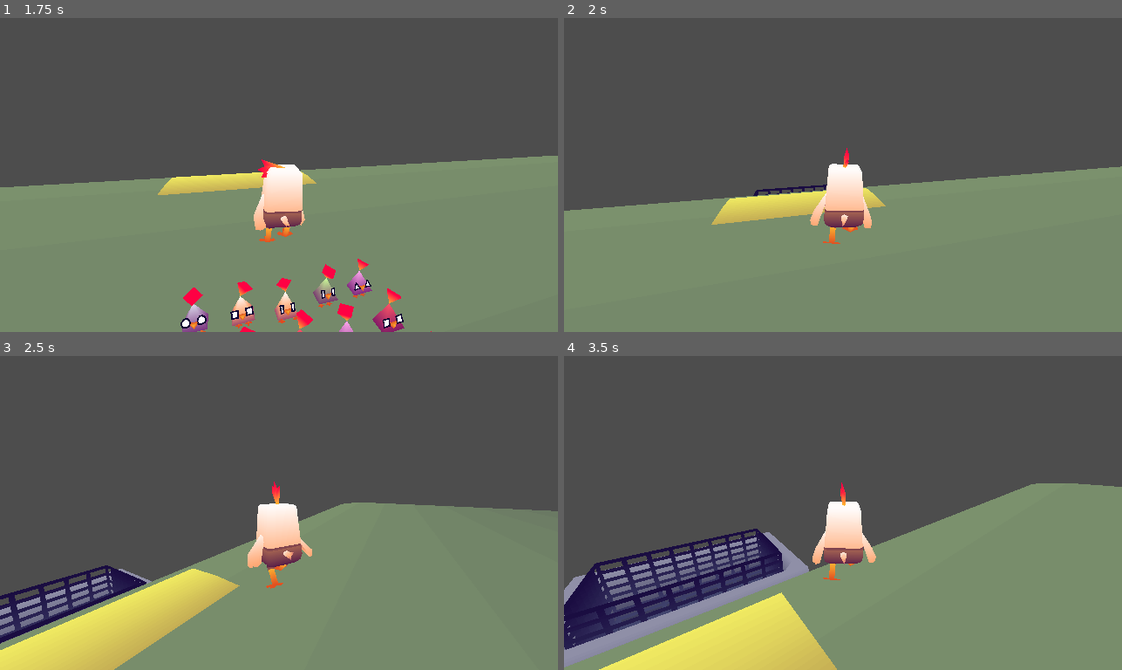
Above: before the commit, frames 1-4 (two rows, left to right).
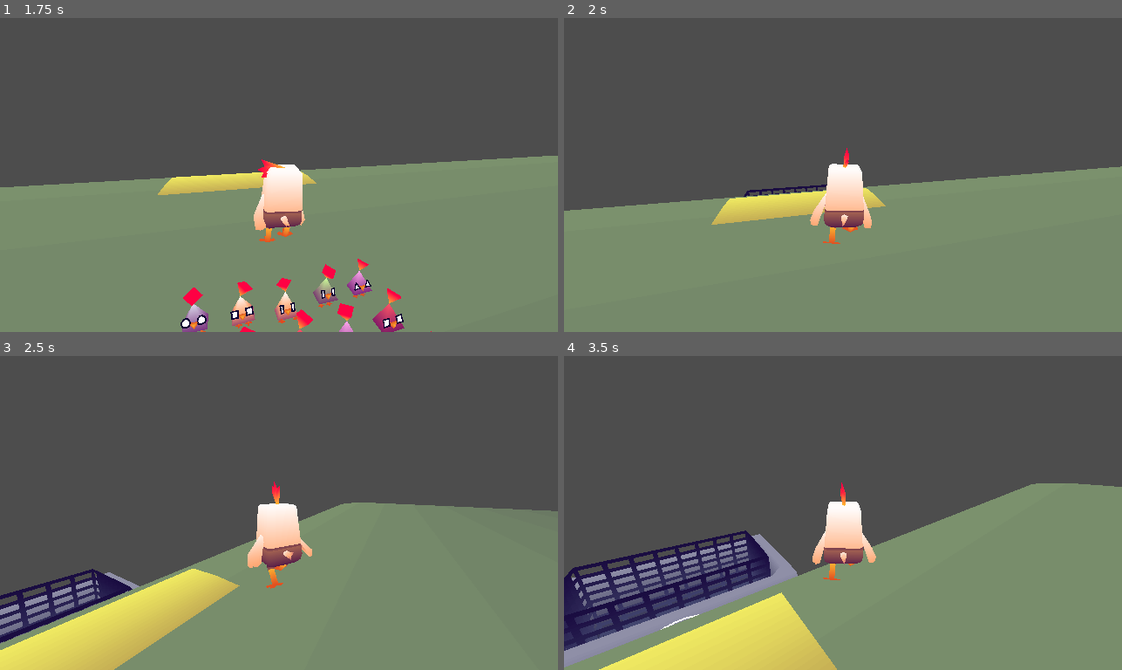
Above: after the commit, the same moments.

Repository: Cucumber-Maki/UoP-2025
Game: Godot game, scene res://scenes/splashScreen/splashScreen.tscn
The game is run twice, just before and just after one commit, with the same random seed, the same clock (stepped at 60 frames per second) and the same inputs.
Inputs (mouse positions are in pixels of both pictures, inside the frame that each line leads up to):
- Up to frame 1 (1.75 s): tap Enter at 0.5 s; move the mouse to (401, 159) at 0.52 s; hold D (player_move_right) 0.53-1.28 s; tap E (player_interact) at 0.6, 1.35 s; tap Space (player_move_jump) at 0.77, 1.52 s; move the mouse to (251, 175) at 1.27 s; hold W (player_move_forward) from 1.28 s (still down)
- Up to frame 2 (2 s): keep holding W (player_move_forward)
- Up to frame 3 (2.5 s): keep holding W (player_move_forward); move the mouse to (290, 506) at 2.02 s; tap E (player_interact) at 2.1 s
- Up to frame 4 (3.5 s): keep holding W (player_move_forward); move the mouse to (837, 519) at 2.77 s; tap E (player_interact) at 2.85 s; tap Space (player_move_jump) at 3.02 s

Frame 1 is identical in both runs. In frame 2, less than 0.1% of the frame differs, in the area x 32-48%, y 53-57%; in frame 3, 1.0%; in frame 4, 2.9%, in the area x 0-44%, y 55-94%.

Commit message:
fix: Rotated fryer to correct direction.

Diff:
--- a/prefabs/level1.tscn
+++ b/prefabs/level1.tscn
@@ -10,7 +10,7 @@
 [node name="Game Logic" type="Node" parent="."]
 
 [node name="Fryer" parent="Game Logic" instance=ExtResource("3_r1f7g")]
-transform = Transform3D(1, 0, 0, 0, 1, 0, 0, 0, 1, 2, -23, -44)
+transform = Transform3D(-1, 0, 8.74228e-08, 0, 1, 0, -8.74228e-08, 0, -1, 0, -23, -44)
 
 [node name="Podium" parent="Game Logic" instance=ExtResource("4_3kluf")]
 transform = Transform3D(-1, 0, 8.74228e-08, 0, 1, 0, -8.74228e-08, 0, -1, 0, 0, -15)
